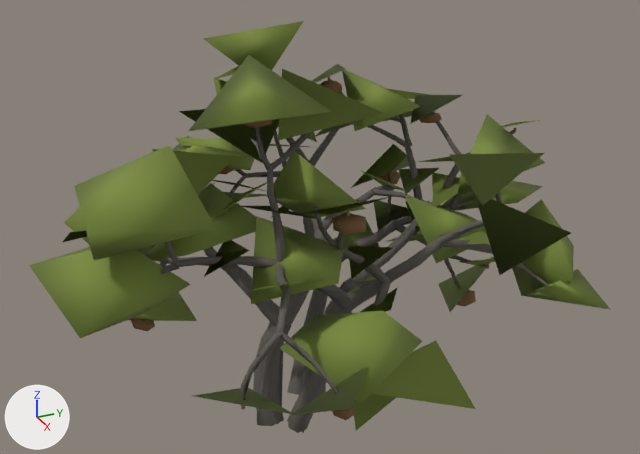
The glTF model assets/models/scrub_oak_5.glb, before and after one commit.
Before and after are seen from a camera (50 mm lens) standing at (4.99, -2.06, 3.87) and looking at (0.17, 0.11, 1.46). The lights are fixed; the arrows at lower left show +X, +Y and +Z. The older version comes first. Where no turn or scale is listed for an object, it has been applied to the vertices.

In view in the first picture: 'ScrubOak_LOD_Far_Bark', 'ScrubOak_LOD_Far_Foliage', 'ScrubOak_LimbWood_0', 'ScrubOak_LimbWood_1', 'ScrubOak_LimbWood_2', 'ScrubOak_LimbWood_3' and 9 more.
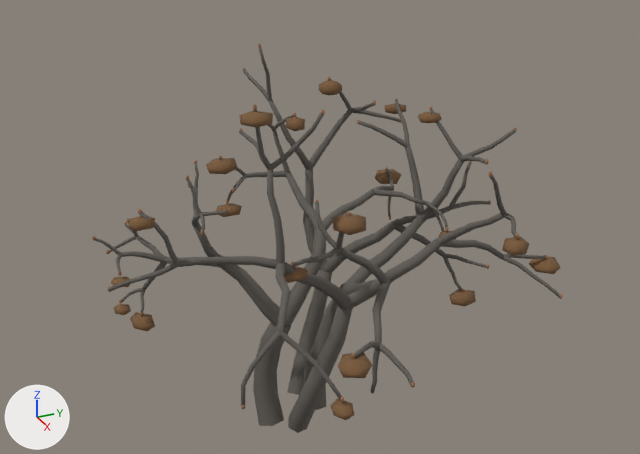
Diff of the bpy script that builds the scene:
```diff
--- a/assets/models/scrub_oak_5.glb.py
+++ b/assets/models/scrub_oak_5.glb.py
@@ ob_scruboak_lod_far_bark @@
-ob_scruboak_lod_far_bark = bpy.data.objects.new('ScrubOak_LOD_Far_Bark', me_scruboak_lod_far_bark)
-ob_scruboak_lod_far_bark.location = (0.0, 0.0, 0.0)
@@ ob_scruboak_lod_far_foliage @@
-ob_scruboak_lod_far_foliage = bpy.data.objects.new('ScrubOak_LOD_Far_Foliage', me_scruboak_lod_far_foliage)
-ob_scruboak_lod_far_foliage.location = (0.0, 0.0, 0.0)
```

Pixel boxes [x1, y1, x2, y2] of what changed, in the pictures (640 x 454 px):
'ScrubOak_LOD_Far_Foliage', deleted (green)
    before: [29, 21, 611, 430]
'ScrubOak_LOD_Far_Bark', deleted
    before: [143, 92, 546, 433]
'ScrubOak_LimbWood_2', unchanged, uncovered by the edit
    before: [286, 79, 487, 395]
    after: [243, 47, 490, 395]
